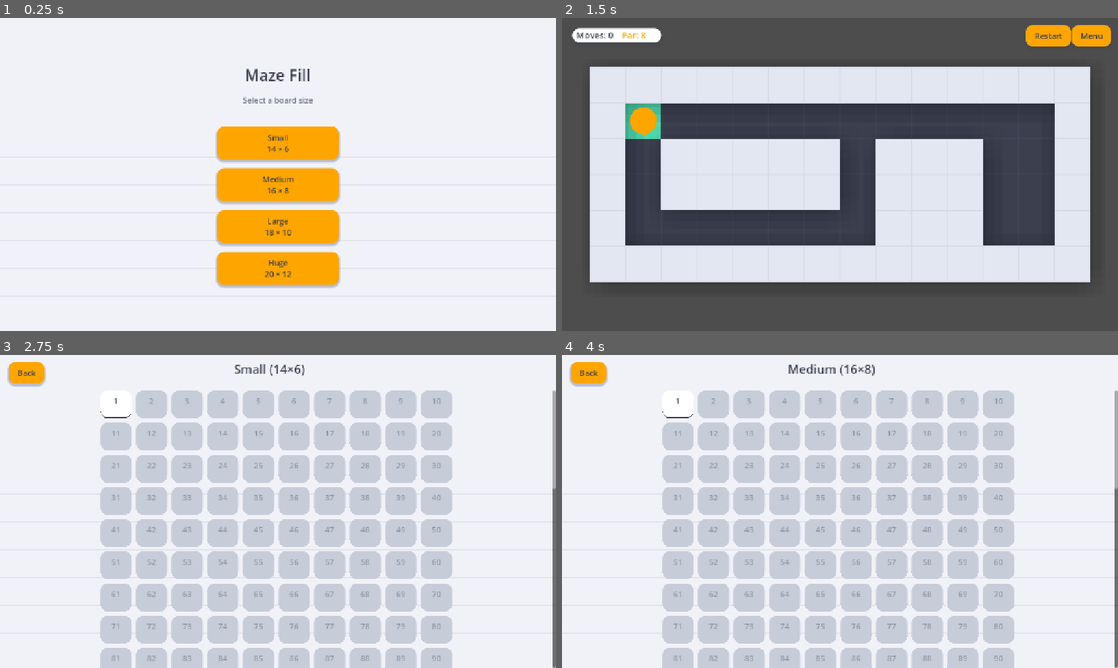
Above: before the commit, frames 1-4 (two rows, left to right).
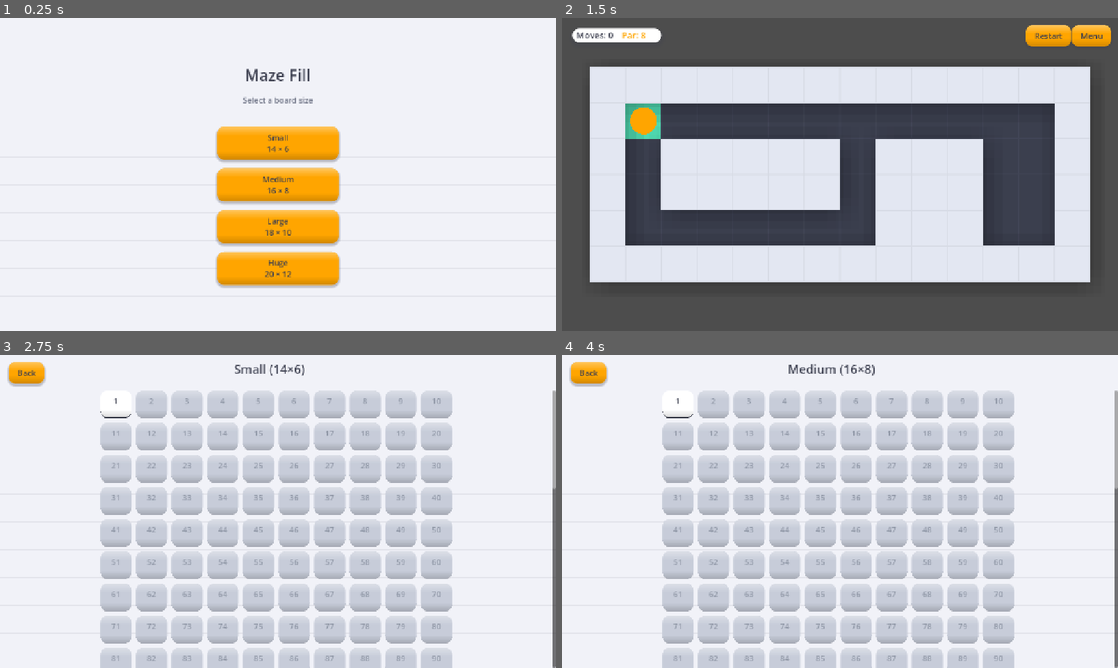
Above: after the commit, the same moments.

Repository: wheelibin/maze-fill
Game: Godot game, scene res://size_select.tscn
Two runs of this game, one before a commit and one after it. Both use one fixed random seed, a clock stepped at 60 frames per second and the inputs below.
Inputs:
- Up to frame 1 (0.25 s): no input
- Up to frame 2 (1.5 s): click "Small 14 × 6" at 0.5 s; click "1" at 1.25 s
- Up to frame 3 (2.75 s): click "Menu" at 2 s
- Up to frame 4 (4 s): click "Back" at 2.75 s; click "Medium 16 × 8" at 3.5 s

The runs differ from the first frame. In frame 1, 2.7% of the frame differs, in the area x 39-61%, y 34-86%; in frame 2, 0.5%; in frame 3, 4.1%, in the area x 1-81%, y 2-93%; in frame 4, 4.1%.

Commit message:
better buttons

Diff:
--- /dev/null
+++ b/button_sheen.tscn
@@ -0,0 +1,13 @@
+[gd_scene load_steps=2 format=3]
+
+[ext_resource type="Texture2D" path="res://button_sheen.png" id="1_sheen"]
+
+[node name="Sheen" type="NinePatchRect"]
+anchor_right = 1.0
+anchor_bottom = 1.0
+mouse_filter = 2
+texture = ExtResource("1_sheen")
+patch_margin_left = 16
+patch_margin_top = 20
+patch_margin_right = 16
+patch_margin_bottom = 20
--- a/game.tscn
+++ b/game.tscn
@@ -7,6 +7,7 @@
 [ext_resource type="Shader" uid="uid://dvle2b0hfk4f1" path="res://wall_shadow_blur.gdshader" id="5_shadow_blur"]
 [ext_resource type="Script" uid="uid://cgwy7fcvf5kca" path="res://win_popup.gd" id="7_winpopup"]
 [ext_resource type="PackedScene" path="res://star_rating.tscn" id="8_starrating"]
+[ext_resource type="PackedScene" path="res://button_sheen.tscn" id="9_sheen"]
 
 [sub_resource type="ShaderMaterial" id="ShaderMaterial_shadow_blur"]
 shader = ExtResource("5_shadow_blur")
@@ -121,6 +122,8 @@
 grow_horizontal = 0
 text = "Restart"
 
+[node name="Sheen" parent="HUD/RestartButton" instance=ExtResource("9_sheen")]
+
 [node name="MenuButton" type="Button" parent="HUD" unique_id=275838145]
 anchors_preset = 1
 anchor_left = 1.0
@@ -131,6 +134,8 @@
 offset_bottom = 56.0
 grow_horizontal = 0
 text = "Menu"
+
+[node name="Sheen" parent="HUD/MenuButton" instance=ExtResource("9_sheen")]
 
 [node name="WinPopup" type="CanvasLayer" parent="." unique_id=341938539]
 
@@ -184,10 +189,16 @@
 layout_mode = 2
 text = "Next Level"
 
+[node name="Sheen" parent="WinPopup/Panel/MarginContainer/VBoxContainer/NextButton" instance=ExtResource("9_sheen")]
+
 [node name="RetryButton" type="Button" parent="WinPopup/Panel/MarginContainer/VBoxContainer" unique_id=1223177512]
 layout_mode = 2
 text = "Retry"
 
+[node name="Sheen" parent="WinPopup/Panel/MarginContainer/VBoxContainer/RetryButton" instance=ExtResource("9_sheen")]
+
 [node name="MenuButton" type="Button" parent="WinPopup/Panel/MarginContainer/VBoxContainer" unique_id=796116355]
 layout_mode = 2
 text = "Back to Menu"
+
+[node name="Sheen" parent="WinPopup/Panel/MarginContainer/VBoxContainer/MenuButton" instance=ExtResource("9_sheen")]
--- a/level_button.gd
+++ b/level_button.gd
@@ -22,7 +22,14 @@
 func _style(bg: Color, border: Color, font_color: Color) -> void:
 	for state in ["normal", "hover", "pressed", "disabled"]:
 		var box := StyleBoxFlat.new()
-		box.bg_color = bg
+		# Matches game_theme.tres's own hover/pressed shading so these tiles
+		# give the same press feedback as every other button in the game.
+		var state_bg := bg
+		if state == "hover":
+			state_bg = bg.lightened(0.12)
+		elif state == "pressed":
+			state_bg = bg.darkened(0.15)
+		box.bg_color = state_bg
 		# Matches the global theme's button radius (game_theme.tres) --
 		# these tiles used to be 10px, visibly less rounded than every
 		# other button in the game.
--- a/level_button.tscn
+++ b/level_button.tscn
@@ -2,10 +2,13 @@
 
 [ext_resource type="Script" uid="uid://bo5ufiw1ynnnv" path="res://level_button.gd" id="1_levelbutton"]
 [ext_resource type="PackedScene" path="res://star_rating.tscn" id="2_starrating"]
+[ext_resource type="PackedScene" path="res://button_sheen.tscn" id="3_sheen"]
 
 [node name="LevelButton" type="Button" unique_id=452348313]
 custom_minimum_size = Vector2(72, 56)
 script = ExtResource("1_levelbutton")
+
+[node name="Sheen" parent="." instance=ExtResource("3_sheen")]
 
 [node name="StarsLabel" parent="." instance=ExtResource("2_starrating")]
 layout_mode = 1
--- a/level_select.tscn
+++ b/level_select.tscn
@@ -2,6 +2,7 @@
 
 [ext_resource type="Script" path="res://level_select.gd" id="1_levelselect"]
 [ext_resource type="Script" path="res://grid_lines.gd" id="2_gridlines"]
+[ext_resource type="PackedScene" path="res://button_sheen.tscn" id="3_sheen"]
 
 [sub_resource type="StyleBoxFlat" id="Background"]
 bg_color = Color(0.945, 0.949, 0.973, 1)
@@ -39,6 +40,8 @@
 layout_mode = 2
 text = "Back"
 
+[node name="Sheen" parent="VBoxContainer/TopBar/Margin/BackButton" instance=ExtResource("3_sheen")]
+
 [node name="HeaderLabel" type="Label" parent="VBoxContainer/TopBar"]
 layout_mode = 2
 size_flags_horizontal = 3
--- a/size_select.tscn
+++ b/size_select.tscn
@@ -2,6 +2,7 @@
 
 [ext_resource type="Script" path="res://size_select.gd" id="1_sizeselect"]
 [ext_resource type="Script" path="res://grid_lines.gd" id="2_gridlines"]
+[ext_resource type="PackedScene" path="res://button_sheen.tscn" id="3_sheen"]
 
 [sub_resource type="StyleBoxFlat" id="Background"]
 bg_color = Color(0.945, 0.949, 0.973, 1)
@@ -53,11 +54,15 @@
 text = "Small
 14 × 6"
 
+[node name="Sheen" parent="CenterContainer/VBoxContainer/SmallButton" instance=ExtResource("3_sheen")]
+
 [node name="MediumButton" type="Button" parent="CenterContainer/VBoxContainer"]
 custom_minimum_size = Vector2(280, 0)
 layout_mode = 2
 text = "Medium
 16 × 8"
+
+[node name="Sheen" parent="CenterContainer/VBoxContainer/MediumButton" instance=ExtResource("3_sheen")]
 
 [node name="LargeButton" type="Button" parent="CenterContainer/VBoxContainer"]
 custom_minimum_size = Vector2(280, 0)
@@ -65,8 +70,12 @@
 text = "Large
 18 × 10"
 
+[node name="Sheen" parent="CenterContainer/VBoxContainer/LargeButton" instance=ExtResource("3_sheen")]
+
 [node name="HugeButton" type="Button" parent="CenterContainer/VBoxContainer"]
 custom_minimum_size = Vector2(280, 0)
 layout_mode = 2
 text = "Huge
 20 × 12"
+
+[node name="Sheen" parent="CenterContainer/VBoxContainer/HugeButton" instance=ExtResource("3_sheen")]
Binary file added: button_sheen.png
Not shown, added: button_sheen.png.import
